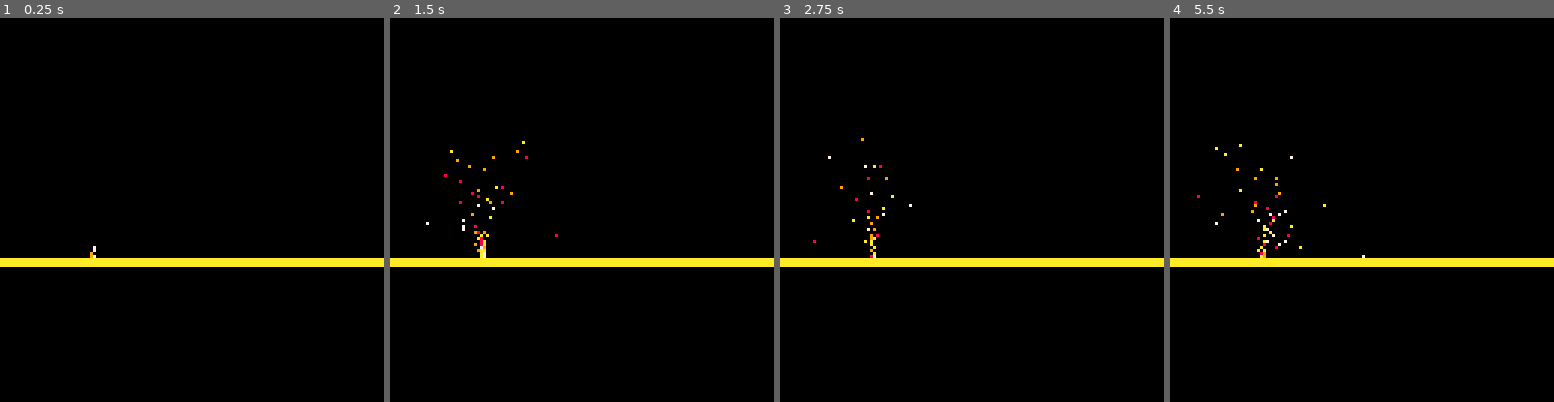
Above: before the commit, frames 1-4 (left to right).
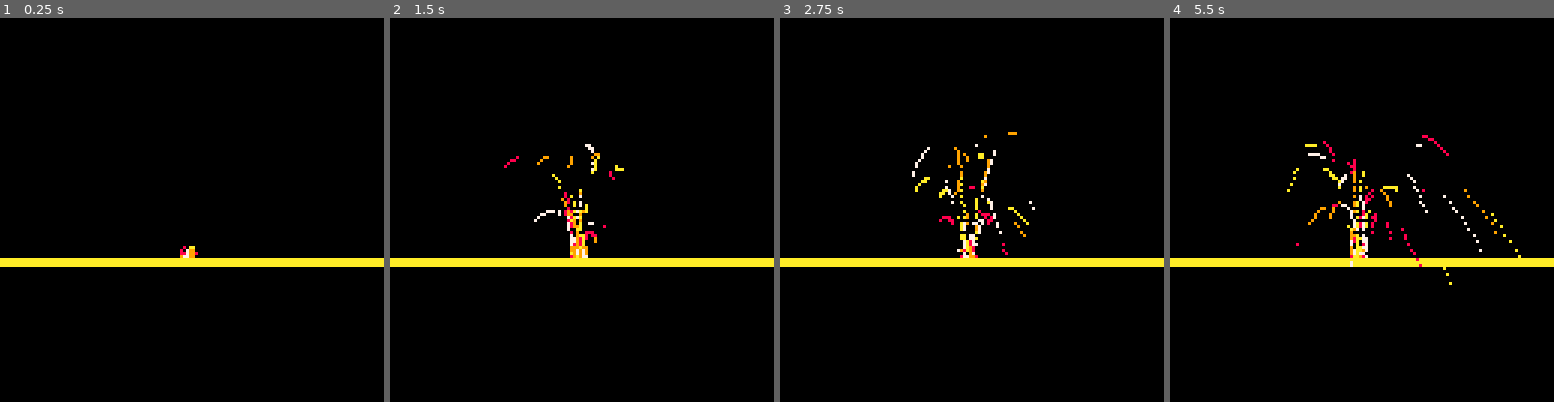
Above: after the commit, the same moments.

Repository: pirxthepilot/pico8-carts
Game: PICO-8 cartridge carts/tests/projectile_test.p8
Same seed, same stepped clock (60 frames per second), same inputs: the game is played once before the commit and once after it.
Inputs:
- Up to frame 1 (0.25 s): no input
- Up to frame 2 (1.5 s): no input
- Up to frame 3 (2.75 s): no input
- Up to frame 4 (5.5 s): no input

The runs differ from the first frame. In frame 1, 0.1% of the frame differs, in the area x 23-52%, y 59-63%; in frame 2, 1.3%; in frame 3, 1.4%; in frame 4, 1.8%, in the area x 7-92%, y 30-70%.

Commit message:
lava physics success!!

Diff:
--- a/carts/tests/projectile_test.p8
+++ b/carts/tests/projectile_test.p8
@@ -4,19 +4,40 @@
 function _init()
 	grav=0.1
 	oy=80
+	lava_cols={7,8,9,10}
 	parts={}
-	veins={}
-	lava_cols={7,8,9,10}
+	veinsets={}
+	make_veinset(61,oy,3)
+	make_veinset(62,oy,3)
+	make_veinset(63,oy,3)
+	make_veinset(64,oy,3)
+	make_veinset(65,oy,3)
 end
 
 function _update()
-	for i=0,1 do
-		local r_maxdy=rnd(2)
-		local r_maxage=rndrange(r_maxdy*20,r_maxdy*40)
-		local r_angle=rndangle(285,255)
-		local r_color=lava_cols[flr(rnd(#lava_cols))+1]
-		make_part(31,oy,0,0,r_maxdy,r_maxage,r_angle,r_color)
+	-- for i=0,1 do
+	-- 	local r_maxdy=rnd(2)
+	-- 	local r_maxage=rndrange(r_maxdy*20,r_maxdy*40)
+	-- 	local r_angle=rndangle(285,255)
+	-- 	local r_color=lava_cols[flr(rnd(#lava_cols))+1]
+	-- 	make_part(31,oy,0,0,r_maxdy,r_maxage,r_angle,r_color)
+	-- end
+
+	for i in all(veinsets) do
+		-- lava vein and particle creation
+		if #i.veins<i.count then
+			make_vein(i.veins,i.x,i.y)
+		end
+		--if #veins<vein_count then
+		--	make_vein(31,oy)
+		--end
+		-- update veins
+		for j in all(i.veins) do
+			update_vein(i.veins,j)
+		end
 	end
+
+	-- update lava particles
 	for i in all(parts) do
 		update_part(i)
 	end
@@ -67,20 +88,38 @@
 end
 
 function draw_part(p)
-	//print('x:'..p.x..' y:'..p.y)
 	pset(p.x,p.y,p.col)
 end
 -->8
 -- lava veins
-function make_vein(_x,_y)
-	add(veins, {
+function make_vein(_vein,_x,_y)
+	local r_maxdy=rnd(2)
+	add(_vein, {
 		x=_x,
 		y=_y,
 		len=rndrange(1,10),
-		maxdy=rnd(2),
+		maxdy=r_maxdy,
 		maxage=rndrange(r_maxdy*20,r_maxdy*40),
 		angle=rndangle(285,255),
 		color=lava_cols[flr(rnd(#lava_cols))+1]
+	})
+end
+
+function update_vein(_veins,v)
+	if v.len==0 then
+		del(_veins,v)
+		return
+	end
+	make_part(v.x,v.y,0,0,v.maxdy,v.maxage,v.angle,v.color)
+	v.len-=1
+end
+
+function make_veinset(_x,_y,_count)
+	add(veinsets, {
+		x=_x,
+		y=_y,
+		count=_count,
+		veins={}
 	})
 end
 
